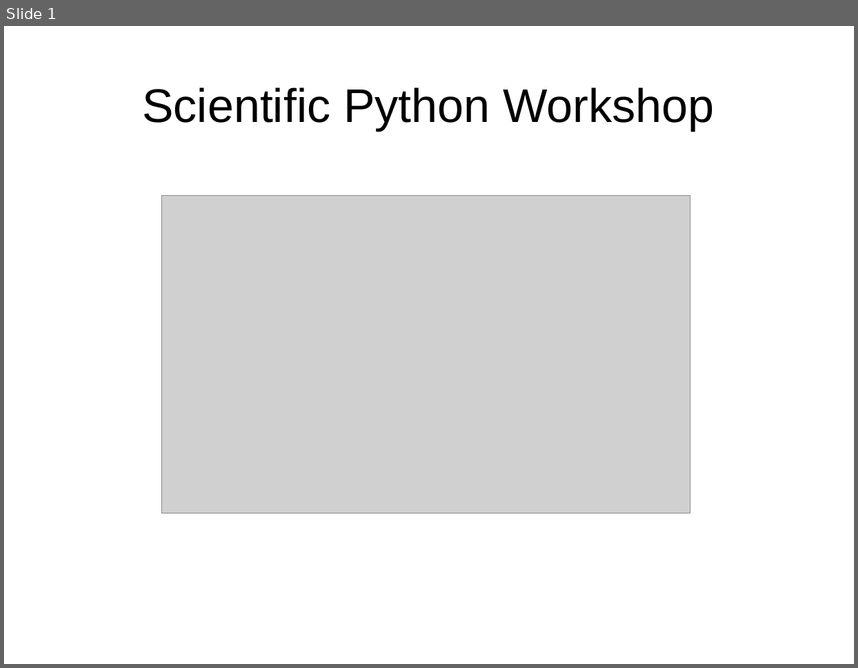
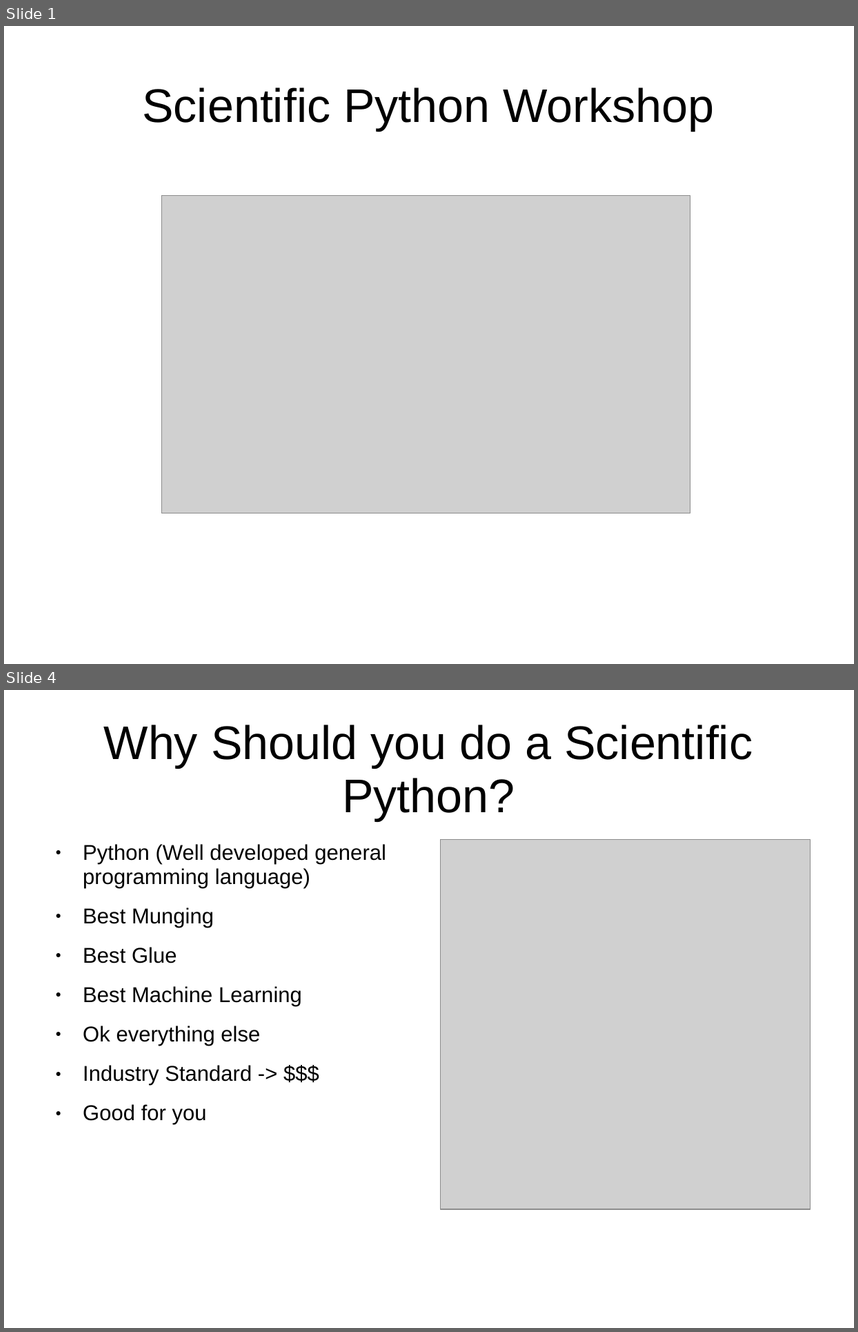
Before and after one commit to bunnylab/scipython-workshop, a slide deck: slides/brief_intro.ppt. Shown one above the other, each under a label of ours: slide 1 before the commit, slides 1 and 4 after it; the slides between them are not shown. The pictures are 858x668 and 858x1332 pixels, drawn with LibreOffice and Linux fonts; fonts in the diff are those of the drawing; grey boxes stand for pictures. Boxes give left, top, right and bottom in pixels: in the first picture for what was removed or moved away, otherwise in the second. Text is boxed around its words. In the diff, an @@ line names an element or a change of style, - is before the commit and + after.

```diff
--- a/slides/brief_intro.ppt
+++ b/slides/brief_intro.ppt
@@ slide 4 added at (4,690,854,1328), background #FFFFFF @@
@@ title added at (104,724,753,821), 44 pt, text #000000 @@
+Why Should you do a Scientific Python?
@@ text added at (83,844,386,1125), 20 pt, text #000000 @@
+● Python (Well developed general programming language)
+● Best Munging
+● Best Glue
+● Best Machine Learning
+● Ok everything else
+● Industry Standard -> $$$
+● Good for you
@@ picture added at (441,839,811,1209) @@
```
Also in this commit, not shown: 3 other slides added, 1 other file.
